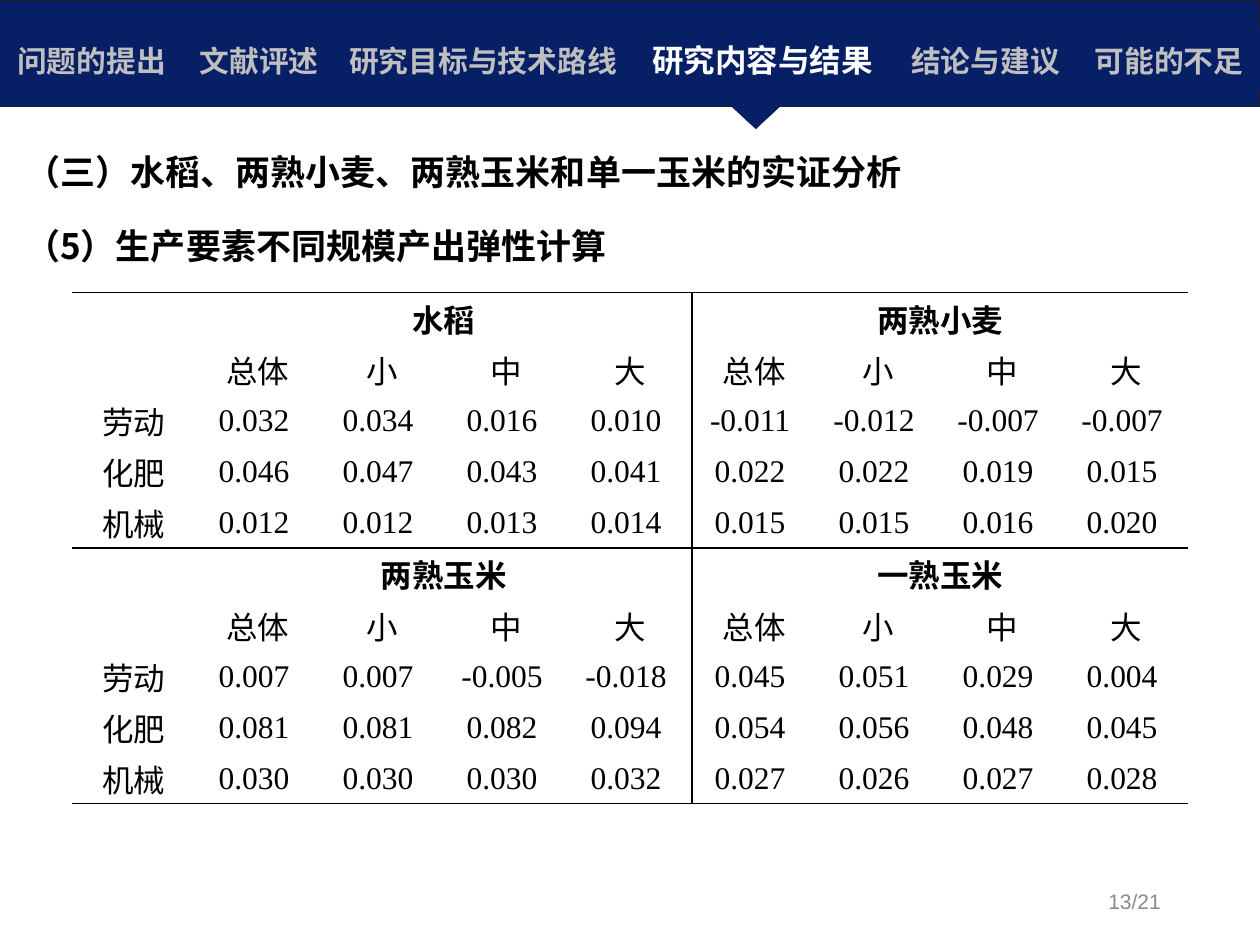
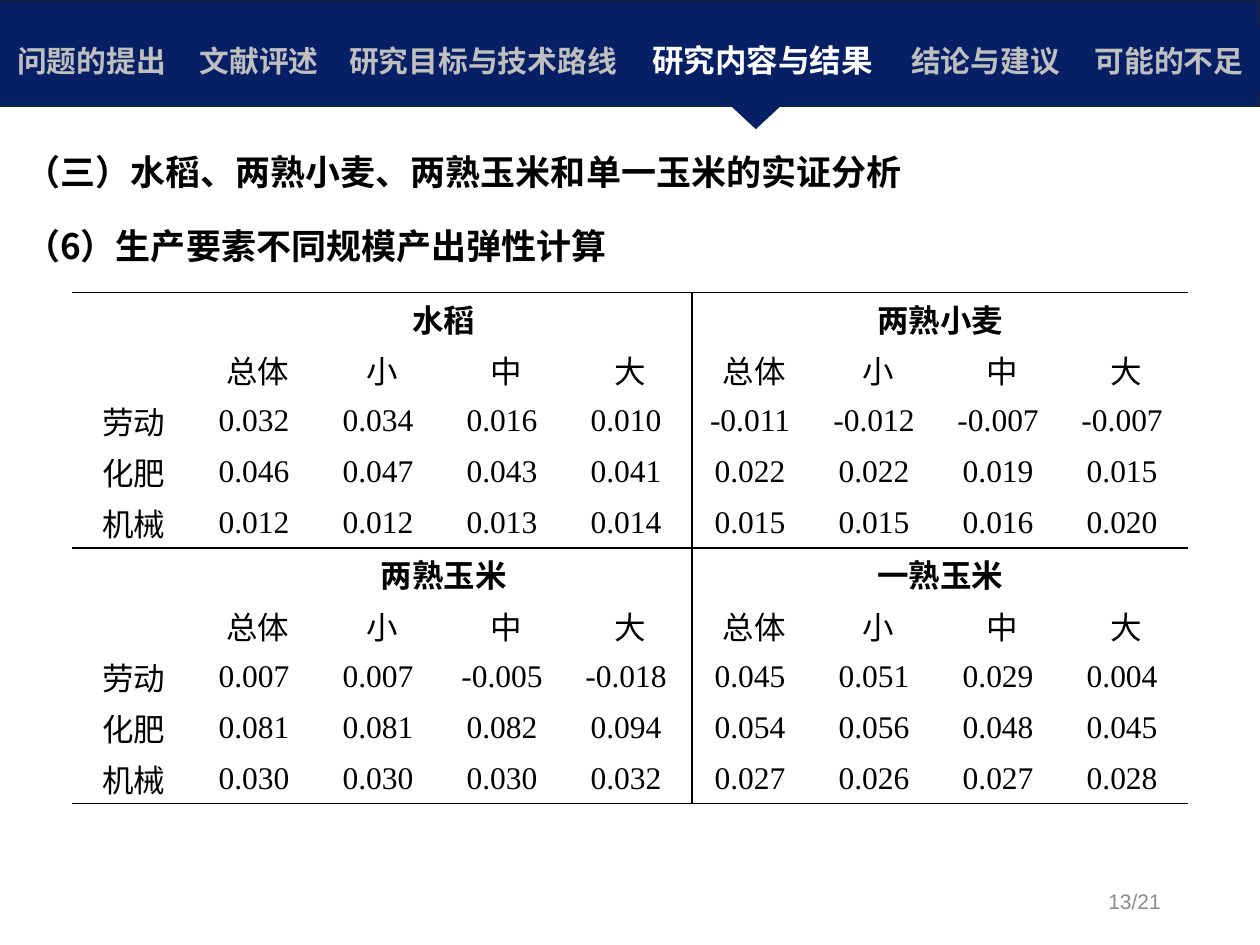
Before and after one commit to Iris0428/IR.Paper, a slide deck: slide 24 of 论文写作/S5+10+我国粮食生产率与农地经营规模关系的实证研究.pptx (slide 21 before the commit). Drawn at 1260x945 pixels with LibreOffice and Linux fonts; fonts in the diff are those of the drawing; background and template pictures are left out. Boxes give left, top, right and bottom in pixels: in the first picture for what was removed or moved away, otherwise in the second. Text is boxed around its words. In the diff, an @@ line names an element or a change of style, - is before the commit and + after.

```diff
--- a/论文写作/S5+10+我国粮食生产率与农地经营规模关系的实证研究.pptx
+++ b/论文写作/S5+10+我国粮食生产率与农地经营规模关系的实证研究.pptx
@@ text at (x1=25, y1=229, x2=607, y2=263): text changed @@
-（5）生产要素不同规模产出弹性计算
+（6）生产要素不同规模产出弹性计算
```
Also in this commit, not shown: 16 other slides changed, 10 other files.
